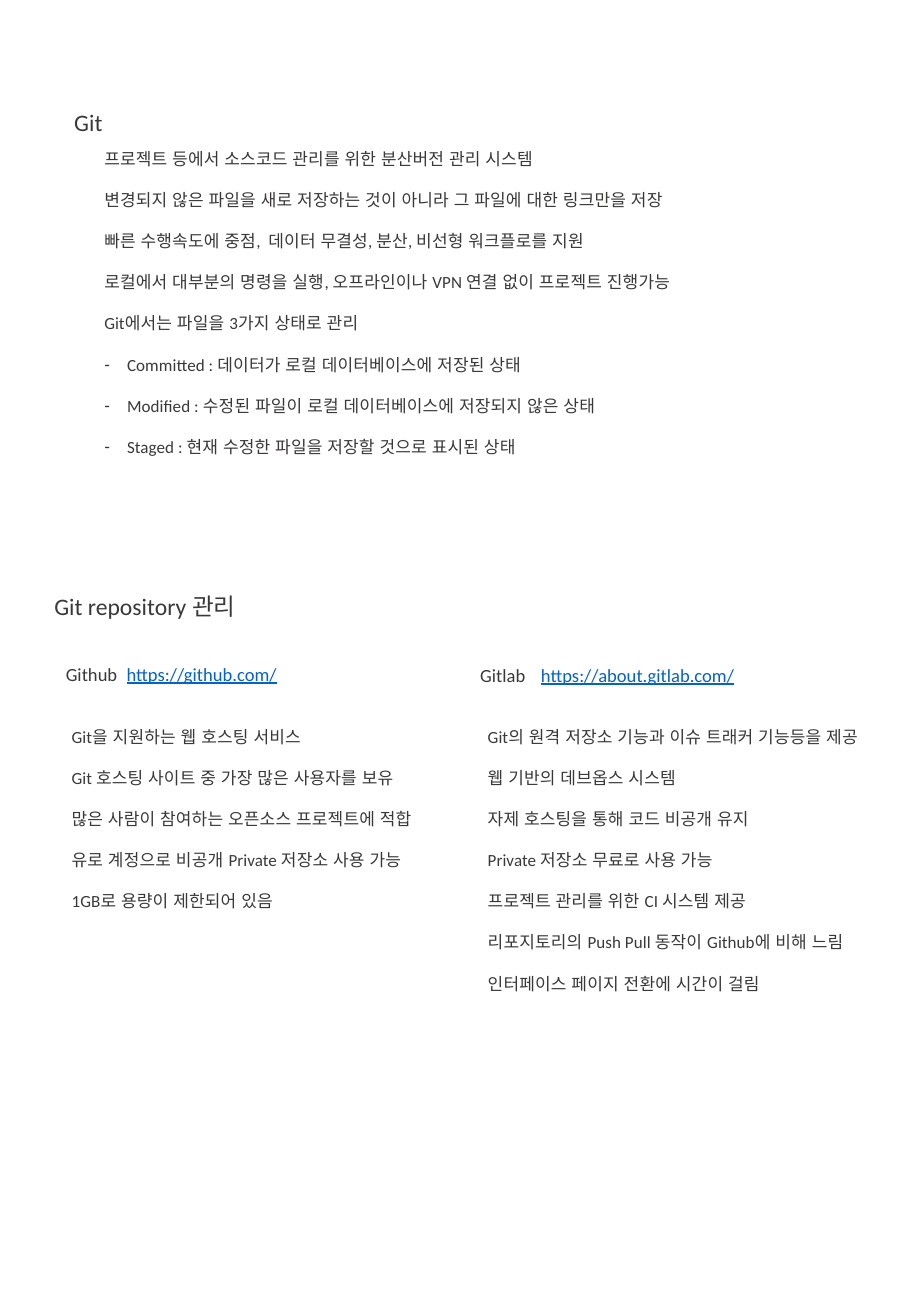
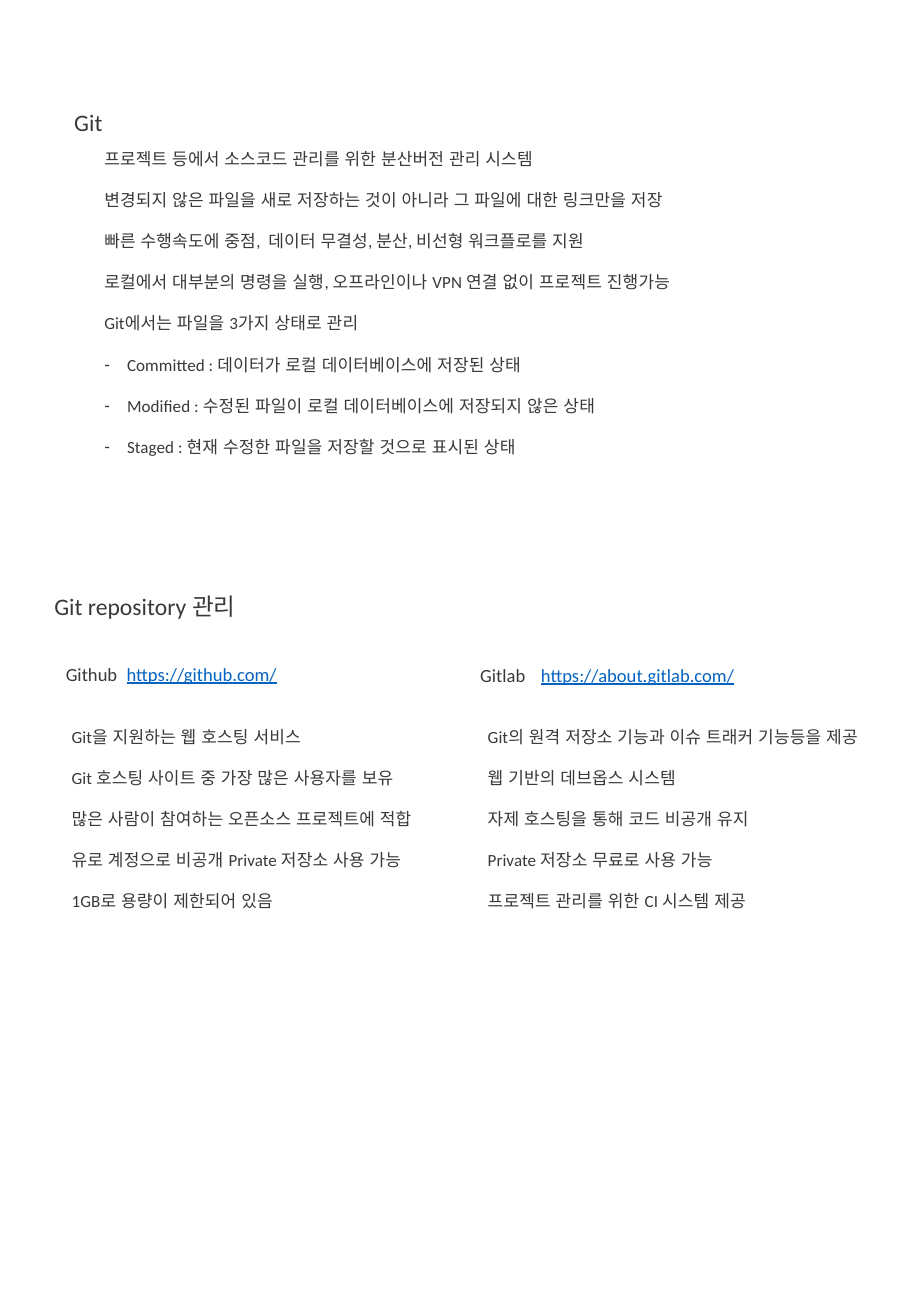
Before and after one commit to ghghtygh/github-test01, a slide deck: slide 2 of github vs gitlab.pptx. Drawn at 911x1316 pixels with LibreOffice and Linux fonts; fonts in the diff are those of the drawing. Boxes give left, top, right and bottom in pixels: in the first picture for what was removed or moved away, otherwise in the second. Text is boxed around its words. In the diff, an @@ line names an element or a change of style, - is before the commit and + after.

Commit message:
modified pptx

```diff
--- a/github vs gitlab.pptx
+++ b/github vs gitlab.pptx
@@ text at [488, 934, 843, 992]: paragraphs removed @@
-리포지토리의 Push Pull 동작이 Github에 비해 느림
-인터페이스 페이지 전환에 시간이 걸림
```
Also in this commit, not shown: 1 other file.
